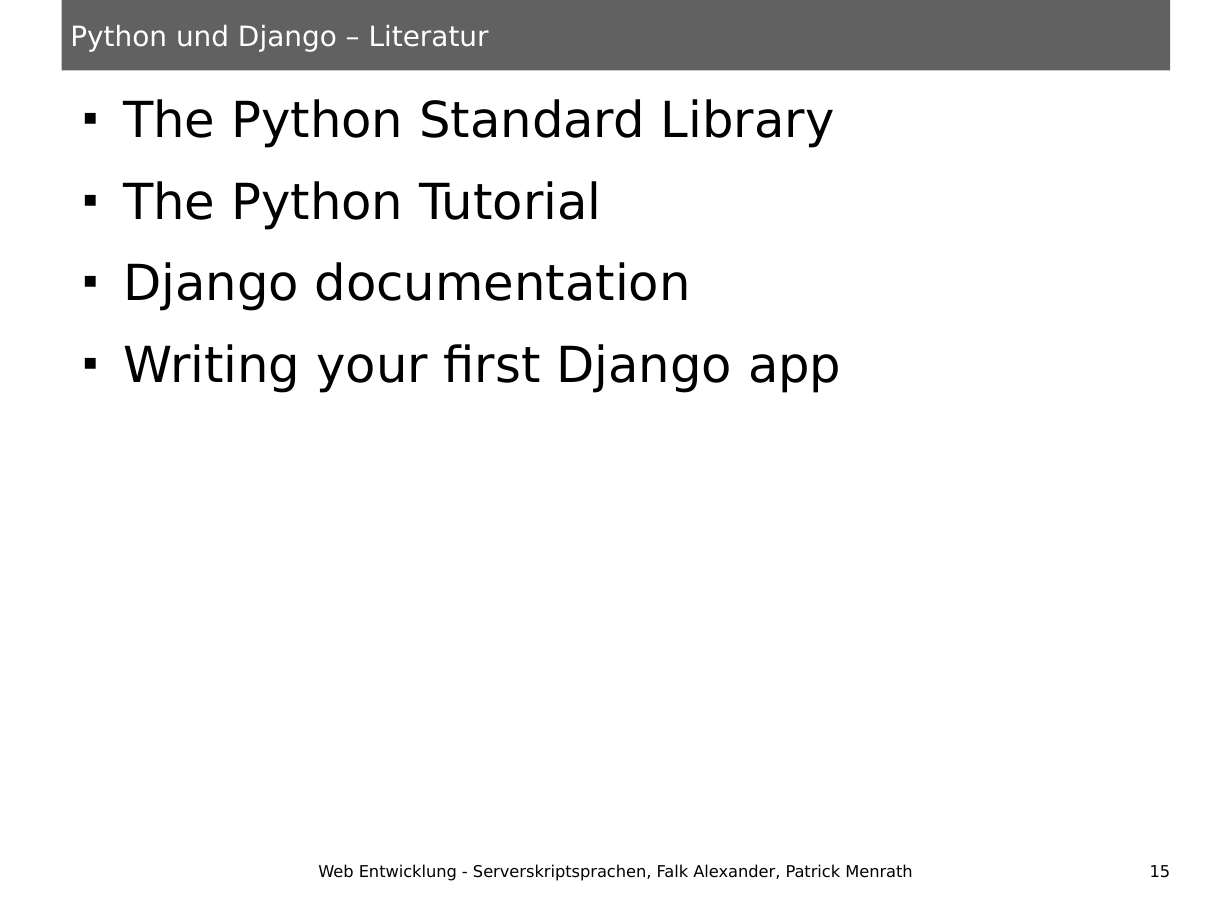
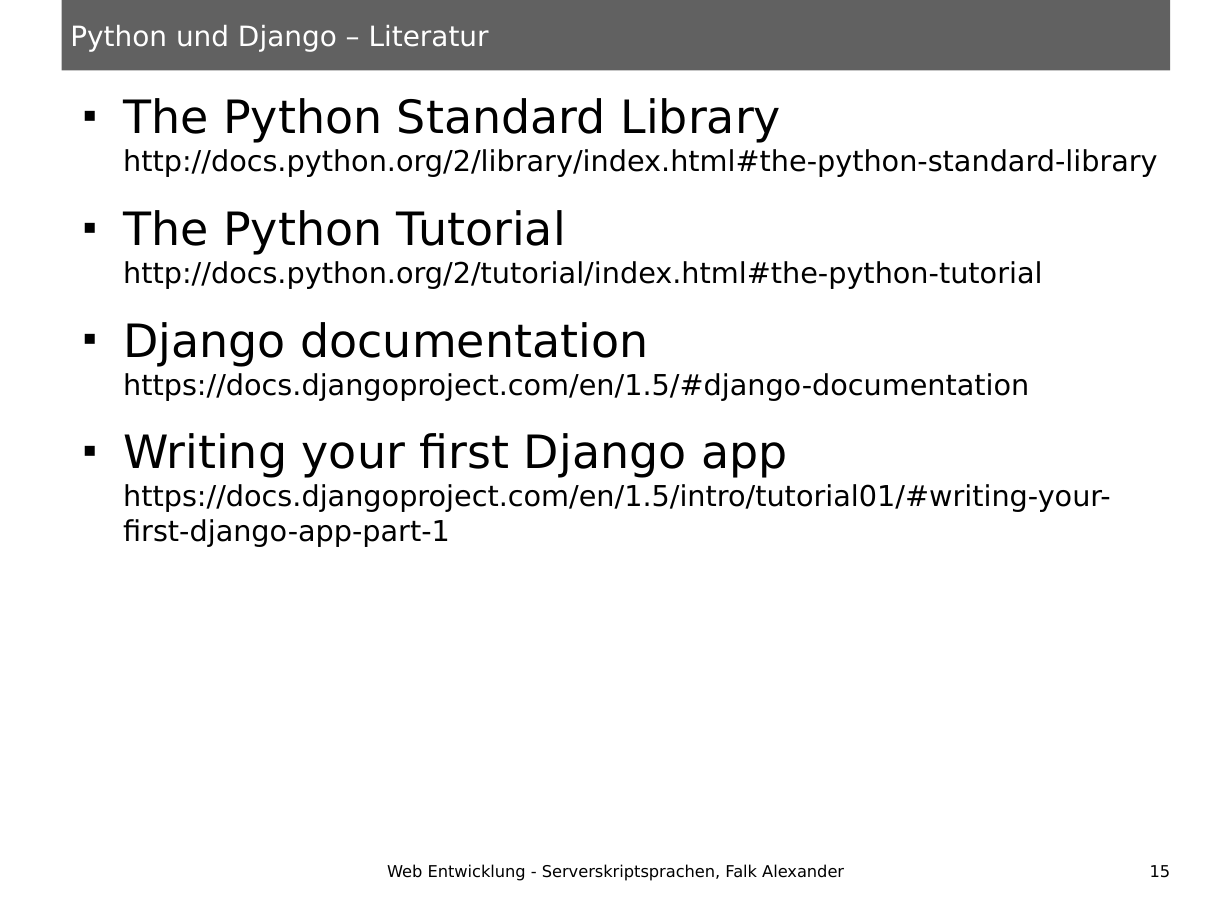
Before and after one commit to ungeziefer9488/HSA-SWS-SoSe13-Serverskriptsprachen, a slide deck: slide 15 of Vortrag.odp. Drawn at 1232x924 pixels with LibreOffice and Linux fonts; fonts in the diff are those of the drawing. Boxes give left, top, right and bottom in pixels: in the first picture for what was removed or moved away, otherwise in the second. Text is boxed around its words. In the diff, an @@ line names an element or a change of style, - is before the commit and + after.

```diff
--- a/Vortrag.odp
+++ b/Vortrag.odp
@@ text at <box>123,98,1157,547</box>: text changed; size 32 to 18.5 pt @@
-■ The Python Standard Library
-■ The Python Tutorial
-■ Django documentation
-■ Writing your first Django app
+■ The Python Standard Library
+  http://docs.python.org/2/library/index.html#the-python-standard-library
+■ The Python Tutorial
+  http://docs.python.org/2/tutorial/index.html#the-python-tutorial
+■ Django documentation
+  https://docs.djangoproject.com/en/1.5/#django-documentation
+■ Writing your first Django app
+  https://docs.djangoproject.com/en/1.5/intro/tutorial01/#writing-your-first-django-app-part-1
@@ text at <box>387,864,844,881</box>: text changed @@
-Web Entwicklung - Serverskriptsprachen, Falk Alexander, Patrick Menrath
+Web Entwicklung - Serverskriptsprachen, Falk Alexander
```
Also in this commit, not shown: 21 other slides changed, 2 slides added.
